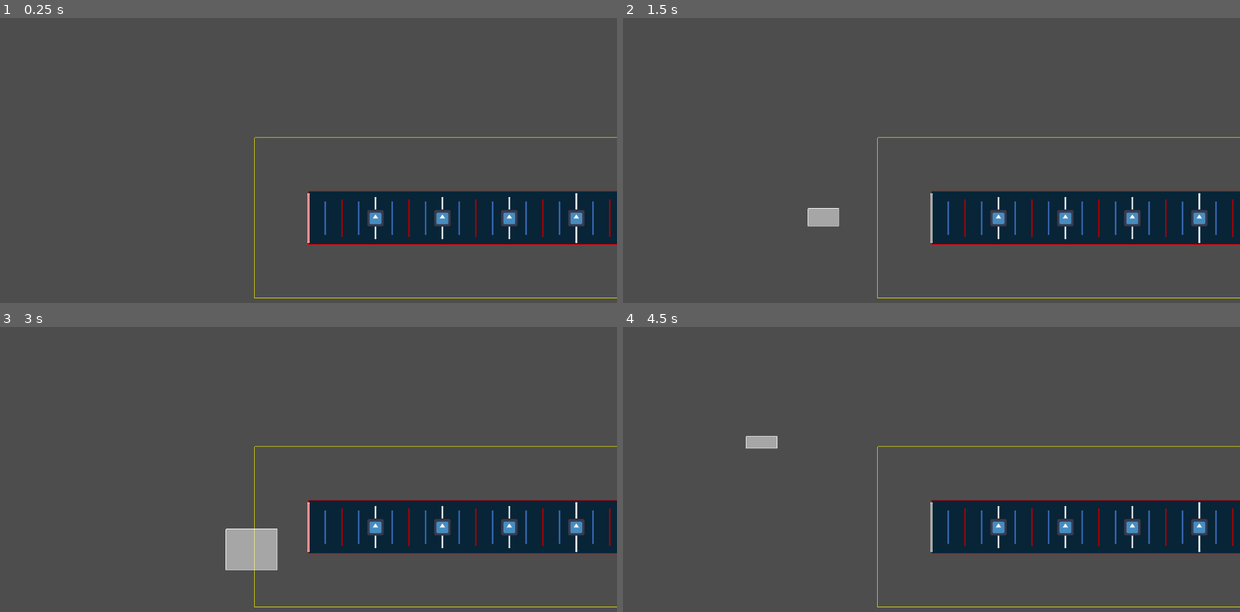
Above: before the commit, frames 1-4 (two rows, left to right).
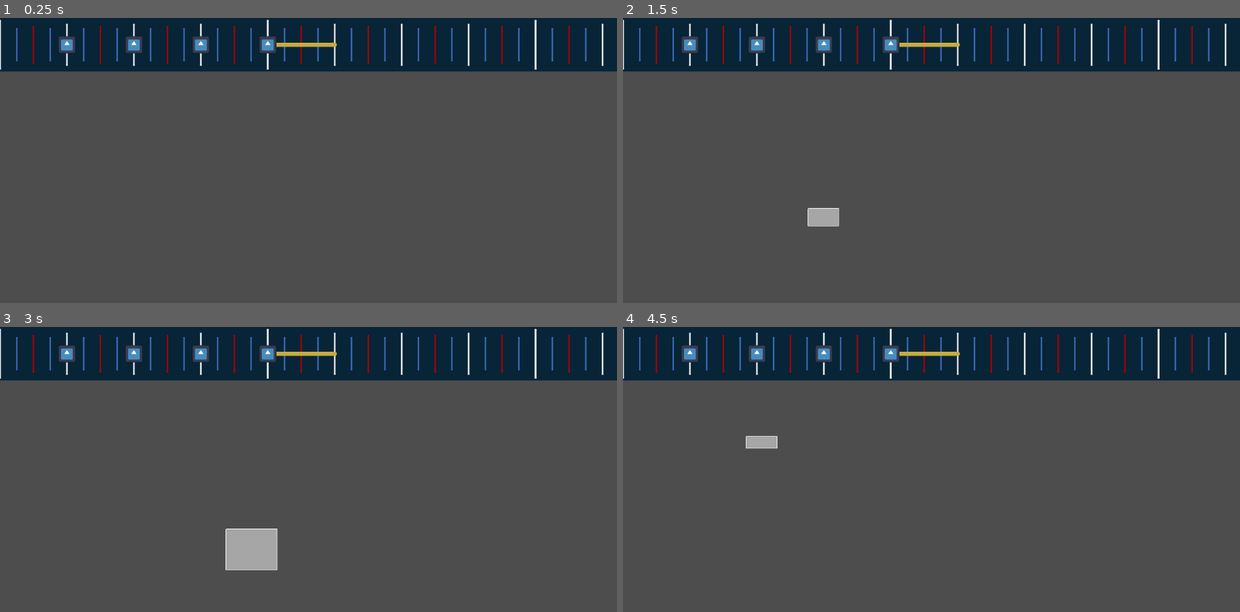
Above: after the commit, the same moments.

Repository: LovelyDream-Dev/Timeline-Editor-Plugin
Game: Godot game, scene res://TimelineComponent/Scenes/Timeline/time_line.tscn
Two runs of this game, one before a commit and one after it. Both use one fixed random seed, a clock stepped at 60 frames per second and the inputs below. The engine's default icon, where the game draws it, is replaced by a stand-in: a white triangle on a blue panel in a dark square.
Inputs (mouse positions are in pixels of both pictures, inside the frame that each line leads up to):
- Up to frame 1 (0.25 s): no input
- Up to frame 2 (1.5 s): tap Enter at 0.5 s; move the mouse to (1067, 174) at 0.52 s; click (1067, 174) at 0.67 s; tap Space at 1.25 s; drag from (808, 208) to (900, 260) at 1.27 s
- Up to frame 3 (3 s): move the mouse to (370, 423) at 2.02 s; click (370, 423) at 2.17 s; tap Enter at 2.75 s; drag from (277, 569) to (123, 449) at 2.77 s
- Up to frame 4 (4.5 s): move the mouse to (1116, 552) at 3.52 s; click (1116, 552) at 3.67 s; tap Space at 4.25 s; drag from (746, 449) to (838, 412) at 4.27 s

The runs differ from the first frame. In frame 1, 28% of the frame differs, in the area x 0-100%, y 0-99%; in frame 2, 28%; in frame 3, 28%; in frame 4, 28%.

Commit message:
began adding slider timeline notes, will likely use line2d.

Diff:
--- a/TimelineComponent/Scenes/Timeline/beat_ticks.gd
+++ b/TimelineComponent/Scenes/Timeline/beat_ticks.gd
@@ -21,7 +21,7 @@
 	cullingMargin = rootNode.cullingMargin
 	showCullingRect = rootNode.showCullingRect
 
-	if !initialTicksDrawn and rootNode._get_if_ticks_are_drawable():
+	if !initialTicksDrawn and rootNode.get_if_ticks_are_drawable():
 		queue_redraw()
 		initialTicksDrawn = true
 
@@ -31,8 +31,8 @@
 		lastScrollX = currentScrollX
 		on_scroll_changed()
 
-func _draw_beat_ticks(BeatTime:float, tickHeight:float, tickWidth:float, tickColor:Color, rounded:bool):
-	var xPosition = rootNode._get_timeline_position_from_song_position(BeatTime)
+func draw_beat_ticks(BeatTime:float, tickHeight:float, tickWidth:float, tickColor:Color, rounded:bool):
+	var xPosition = rootNode.get_timeline_position_x_from_song_position(BeatTime)
 	var yCenter = rootNode.get_rect().size.y/2
 
 	#  \/ --- BEAT TICK CULLING WITH MARGIN --- \/
@@ -58,7 +58,7 @@
 		draw_circle(Vector2(xPosition, yCenter - (tickHeight/2)), tickWidth/2, tickColor, true, -1.0, true)
 
 ## Checks if the given tick time is overlapped with another tick time of a different type (1: Whole tick 2: half tick 4: quarter tick, etc...), allowing said time to be excluded if it is a member of a smaller snap divisor. [br]Whole ticks are never excluded, tick type of 1 will have no effect.
-func _get_if_tick_time_overlaps(tickTime:float, tickType:int):
+func get_if_tick_time_overlaps(tickTime:float, tickType:int):
 	if tickType == 2: # half ticks
 		if tickTime in rootNode.wholeBeatTimes:
 			return true
@@ -80,39 +80,39 @@
 		var tickwidth = rootNode.tickWidth if isFourth else rootNode.tickWidth * 0.7
 		var fourthTickHeight:float = rootNode.get_rect().size.y-10
 		var tickHeight = fourthTickHeight if isFourth else rootNode.tickHeight * 0.95
-		_draw_beat_ticks(wholeBeatTime, tickHeight, tickwidth, rootNode.wholeBeatTickColor, rootNode.roundedTicks)
+		draw_beat_ticks(wholeBeatTime, tickHeight, tickwidth, rootNode.wholeBeatTickColor, rootNode.roundedTicks)
 
 	# Draw half ticks
 	if rootNode.snapDivisor >= 2:
 		for halfBeatTime in rootNode.halfBeatTimes:
-			if !_get_if_tick_time_overlaps(halfBeatTime, 2):
+			if !get_if_tick_time_overlaps(halfBeatTime, 2):
 				var tickHeight = rootNode.tickHeight * 0.85
 				var tickwidth = rootNode.tickWidth * 0.65
-				_draw_beat_ticks(halfBeatTime, tickHeight, tickwidth, rootNode.halfBeatTickColor, rootNode.roundedTicks)
+				draw_beat_ticks(halfBeatTime, tickHeight, tickwidth, rootNode.halfBeatTickColor, rootNode.roundedTicks)
 
 	# Draw quarter ticks
 	if rootNode.snapDivisor >= 4:
 		for quarterBeatTime in rootNode.quarterBeatTimes:
-			if !_get_if_tick_time_overlaps(quarterBeatTime, 4):
+			if !get_if_tick_time_overlaps(quarterBeatTime, 4):
 				var tickHeight = rootNode.tickHeight * 0.75
 				var tickwidth = rootNode.tickWidth * 0.6
-				_draw_beat_ticks(quarterBeatTime, tickHeight, tickwidth, rootNode.quarterBeatTickColor, rootNode.roundedTicks)
+				draw_beat_ticks(quarterBeatTime, tickHeight, tickwidth, rootNode.quarterBeatTickColor, rootNode.roundedTicks)
 
 	# Draw eighth ticks
 	if rootNode.snapDivisor >= 8:
 		for eighthBeatTime in rootNode.eighthBeatTimes:
-			if !_get_if_tick_time_overlaps(eighthBeatTime, 8):
+			if !get_if_tick_time_overlaps(eighthBeatTime, 8):
 				var tickHeight = rootNode.tickHeight * 0.65
 				var tickwidth = rootNode.tickWidth * 0.55
-				_draw_beat_ticks(eighthBeatTime, tickHeight, tickwidth, rootNode.eighthBeatTickColor, rootNode.roundedTicks)
+				draw_beat_ticks(eighthBeatTime, tickHeight, tickwidth, rootNode.eighthBeatTickColor, rootNode.roundedTicks)
 
 	# Draw sixteenth ticks
 	if rootNode.snapDivisor >= 16:
 		for sixteenthBeatTime in rootNode.sixteenthBeatTimes:
-			if !_get_if_tick_time_overlaps(sixteenthBeatTime, 16):
+			if !get_if_tick_time_overlaps(sixteenthBeatTime, 16):
 				var tickHeight = rootNode.tickHeight * 0.55
 				var tickwidth = rootNode.tickWidth * 0.5
-				_draw_beat_ticks(sixteenthBeatTime, tickHeight, tickwidth, rootNode.sixteenthBeatTickColor, rootNode.roundedTicks)
+				draw_beat_ticks(sixteenthBeatTime, tickHeight, tickwidth, rootNode.sixteenthBeatTickColor, rootNode.roundedTicks)
 
 ## Refreshes beat ticks
 func refresh_ticks():
--- a/TimelineComponent/Scenes/Timeline/time_line.gd
+++ b/TimelineComponent/Scenes/Timeline/time_line.gd
@@ -134,11 +134,11 @@
 	secondsPerWholeBeat = (60/bpm)
 	pixelsPerWholeBeat = secondsPerWholeBeat * pixelsPerSecond
 	totalWholeBeats = floori(wholeBeatsPerSecond * songLengthInSeconds)
-	place_timeline_note(1)
-	place_timeline_note(2)
-	place_timeline_note(3)
-	place_timeline_note(4)
-	_init_timeline_size()
+	place_timeline_note(1,1)
+	place_timeline_note(2,2)
+	place_timeline_note(3,3)
+	place_timeline_note(4,5)
+	init_timeline_size()
 	cull_notes()
 
 func _input(event: InputEvent) -> void:
@@ -180,20 +180,20 @@
 
 	mouseBeatPosition = (mouseTimelinePosition / pixelsPerWholeBeat)
 	get_snapped_position()
-	_set_timeline_height()
+	set_timeline_height()
 	if hideScrollBar and scrollContainer.horizontal_scroll_mode != ScrollContainer.SCROLL_MODE_SHOW_NEVER:
 		scrollContainer.horizontal_scroll_mode = ScrollContainer.SCROLL_MODE_SHOW_NEVER
 	elif !hideScrollBar and scrollContainer.horizontal_scroll_mode == ScrollContainer.SCROLL_MODE_SHOW_NEVER:
 		scrollContainer.horizontal_scroll_mode = ScrollContainer.SCROLL_MODE_SHOW_ALWAYS
 
-	baseControl.custom_minimum_size.x = _get_timeline_length_from_song_length()
+	baseControl.custom_minimum_size.x = get_timeline_length_from_song_length()
 	baseControl.color = backgroundColor
 
-	_get_whole_beat_times()
-	_get_half_beat_times()
-	_get_quarter_beat_times()
-	_get_eighth_beat_times()
-	_get_sixteenth_beat_times()
+	get_whole_beat_times()
+	get_half_beat_times()
+	get_quarter_beat_times()
+	get_eighth_beat_times()
+	get_sixteenth_beat_times()
 
 func _draw() -> void:
 	if dragSelectStarted:
@@ -294,12 +294,17 @@
 	return highest
 
 
-
-func place_timeline_note(beat:float):
-	var pos = get_timeline_position_from_beat(beat)
+## Places notes on the timeline at the correct position using [member beat].
+func place_timeline_note(startBeat:float, endBeat:float):
+	var startPos = get_timeline_position_from_beat(startBeat)
+	var endPos = get_timeline_position_from_beat(endBeat)
 	var timelineNote:TimelineNote = TimelineNote.new()
-	timelineNote.currentPositionX = pos.x
-	timelineNote.position = pos
+	timelineNote.startBeat = startBeat
+	timelineNote.endBeat = endBeat
+	timelineNote.startPos = startPos
+	timelineNote.endPos = endPos
+	timelineNote.currentPositionX = startPos.x
+	timelineNote.position = startPos
 	timelineNote.hitNoteTexture = load("res://icon.svg")
 	noteContainer.add_child(timelineNote)
 
@@ -325,7 +330,6 @@
 			timelineNote.show()
 			timelineNote.process_mode = Node.PROCESS_MODE_INHERIT
 
-
 func get_timeline_position_from_beat(beat:float) -> Vector2:
 	var posx = beat * pixelsPerWholeBeat
 	var posy = self.get_rect().size.y/2
@@ -338,22 +342,22 @@
 	snappedPixel = snappedBeat * pixelsPerWholeBeat
 	snappedSongPosition = snappedBeat * secondsPerWholeBeat
 
-func _get_timeline_length_from_song_length() -> float:
+func get_timeline_length_from_song_length() -> float:
 	return songLengthInSeconds * pixelsPerSecond
 
 ## Uses [method valueInSeconds] to find the related pixel position on the timeline. [br]Returns [code]0.0[/code] if [method valueInSeconds] is greater than [method songLengthInSeconds].
-func _get_timeline_position_from_song_position(valueinSeconds:float) -> float:
+func get_timeline_position_x_from_song_position(valueinSeconds:float) -> float:
 	if valueinSeconds <= songLengthInSeconds:
 		return valueinSeconds * pixelsPerSecond
 	else:
 		return 0.0
 
-func _init_timeline_size():
+func init_timeline_size():
 	self.size = Vector2(get_viewport_rect().size.x, timelineHeight)
 	scrollContainer.size = Vector2(get_viewport_rect().size.x, timelineHeight)
 	baseControl.size = Vector2(get_viewport_rect().size.x, timelineHeight)
 
-func _set_timeline_height():
+func set_timeline_height():
 	if self.size.y != timelineHeight:
 		self.custom_minimum_size.y = timelineHeight
 		self.size.y = timelineHeight
@@ -367,7 +371,7 @@
 
 # ----- BEAT TIME FUNCTIONS -----
 
-func _get_whole_beat_times():
+func get_whole_beat_times():
 	if !wholeBeatTimesGenerated and wholeBeatsPerSecond:
 		wholeBeatTimes.clear()
 		for beatIndex in range(totalWholeBeats):
@@ -375,7 +379,7 @@
 			wholeBeatTimes.append(beatTime)
 		wholeBeatTimesGenerated = true
 
-func _get_half_beat_times():
+func get_half_beat_times():
 	if !halfBeatTimesGenerated and wholeBeatsPerSecond:
 		halfBeatTimes.clear()
 		for beatIndex in range(totalWholeBeats*2):
@@ -383,7 +387,7 @@
 			halfBeatTimes.append(beatTime)
 		halfBeatTimesGenerated = true
 
-func _get_quarter_beat_times():
+func get_quarter_beat_times():
 	if !quarterBeatTimesGenerated and wholeBeatsPerSecond:
 		quarterBeatTimes.clear()
 		for beatIndex in range(totalWholeBeats*4):
@@ -391,7 +395,7 @@
 			quarterBeatTimes.append(beatTime)
 		quarterBeatTimesGenerated = true
 
-func _get_eighth_beat_times():
+func get_eighth_beat_times():
 	if !eighthBeatTimesGenerated and wholeBeatsPerSecond:
 		eighthBeatTimes.clear()
 		for beatIndex in range(totalWholeBeats*8):
@@ -399,7 +403,7 @@
 			eighthBeatTimes.append(beatTime)
 		eighthBeatTimesGenerated = true
 
-func _get_sixteenth_beat_times():
+func get_sixteenth_beat_times():
 	if !sixteenthBeatTimesGenerated and wholeBeatsPerSecond:
 		sixteenthBeatTimes.clear()
 		for beatIndex in range(totalWholeBeats*16):
@@ -408,7 +412,7 @@
 		sixteenthBeatTimesGenerated = true
 
 ## Returns true if the necessary values to draw ticks are ready.
-func _get_if_ticks_are_drawable() -> bool:
+func get_if_ticks_are_drawable() -> bool:
 	if secondsPerWholeBeat != 0.0 and wholeBeatsPerSecond != 0.0:
 		return true
 	else: return false
--- a/TimelineComponent/Scenes/Timeline/time_line.tscn
+++ b/TimelineComponent/Scenes/Timeline/time_line.tscn
@@ -24,7 +24,6 @@
 songLengthInSeconds = 180.0
 tickHeight = 80.0
 tickWidth = 2.0
-showCullingRect = true
 snapDivisor = 4
 hideScrollBar = true
 lmbActionName = "LMB"
@@ -57,6 +56,7 @@
 script = ExtResource("2_1xed5")
 
 [node name="Camera2D" type="Camera2D" parent="."]
+enabled = false
 
 [connection signal="SNAP_DIVISOR_CHANGED" from="." to="ScrollContainer/BaseControl/BeatTicks" method="_on_timeline_2d_snap_divisor_changed"]
 [connection signal="SCROLL_CHANGED" from="ScrollContainer" to="." method="_on_scroll_container_scroll_changed"]
--- a/TimelineComponent/Scenes/TimelineNote/timeline_note.gd
+++ b/TimelineComponent/Scenes/TimelineNote/timeline_note.gd
@@ -13,7 +13,13 @@
 
 var currentPositionX:float
 var startBeat:float
-var endBeat:float
+var endBeat:float:
+	set(value):
+		endBeat = value
+		on_slider_length_change()
+
+var startPos:Vector2
+var endPos:Vector2
 var side:int
 
 var isSelected:bool:
@@ -38,6 +44,15 @@
 	elif side == 1:
 		hitNoteSprite.modulate = rightColor
 
+func _ready() -> void:
+	queue_redraw()
+
+func _input(_event: InputEvent) -> void:
+	pass
+
+func _draw() -> void:
+	draw_slider()
+
 # --- CUSTOM FUNCTIONS ---
 func on_if_selected_changed(value):
 	if value == true:
@@ -46,3 +61,16 @@
 	else:
 		self.remove_from_group("selectedNotes")
 		self.modulate = Color(1, 1, 1, 1)
+
+func on_slider_length_change():
+	queue_redraw()
+
+func draw_slider():
+	# Don't intialize slider if the end beat is the same or less than the start beat
+	if endBeat <= startBeat:
+		return
+
+	var sliderStartPos = self.to_local(self.position)
+	var sliderEndPos = self.to_local(endPos)
+	draw_line(sliderStartPos, sliderEndPos, Color("C6AB40"), 8.0)
+	draw_circle(sliderEndPos, 4.0, Color("C6AB40"), -1.0, true)
